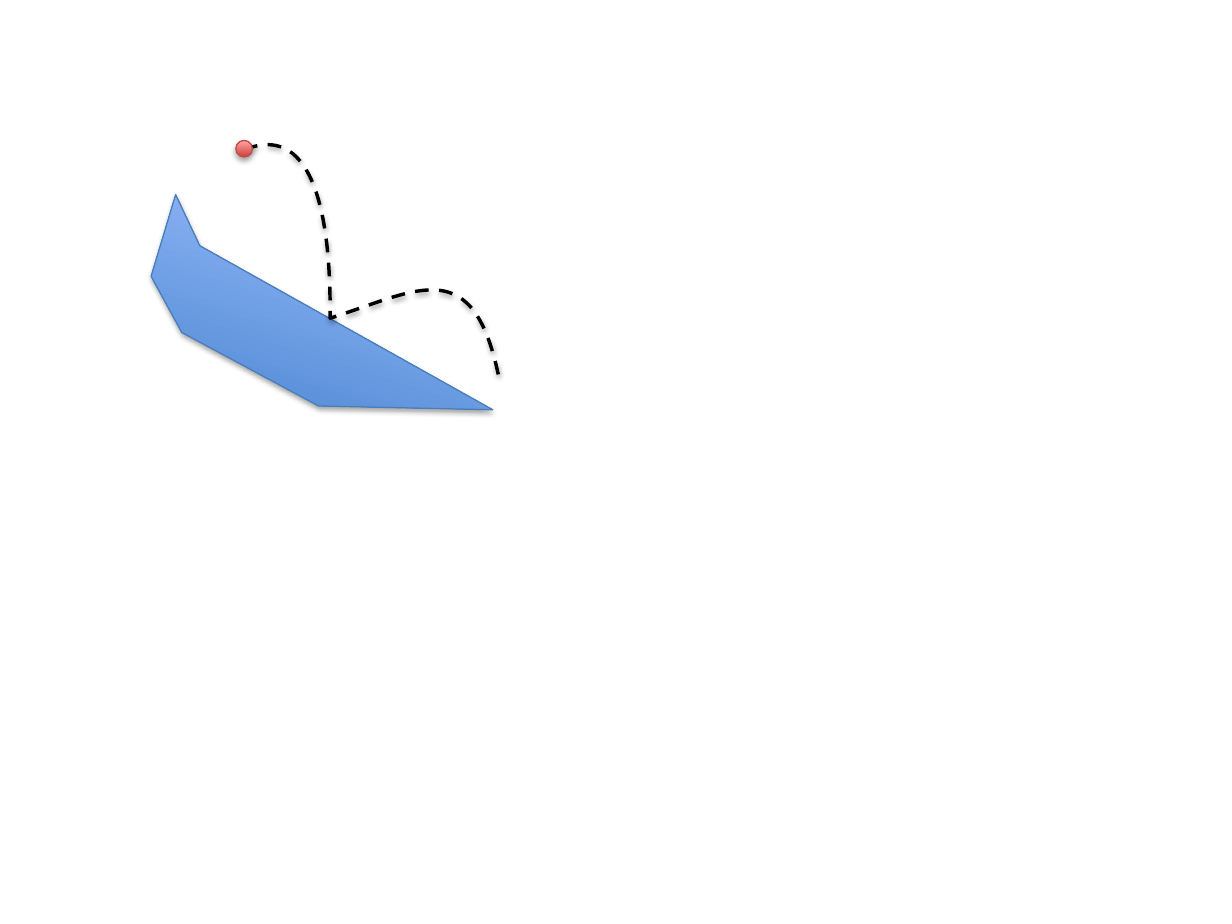
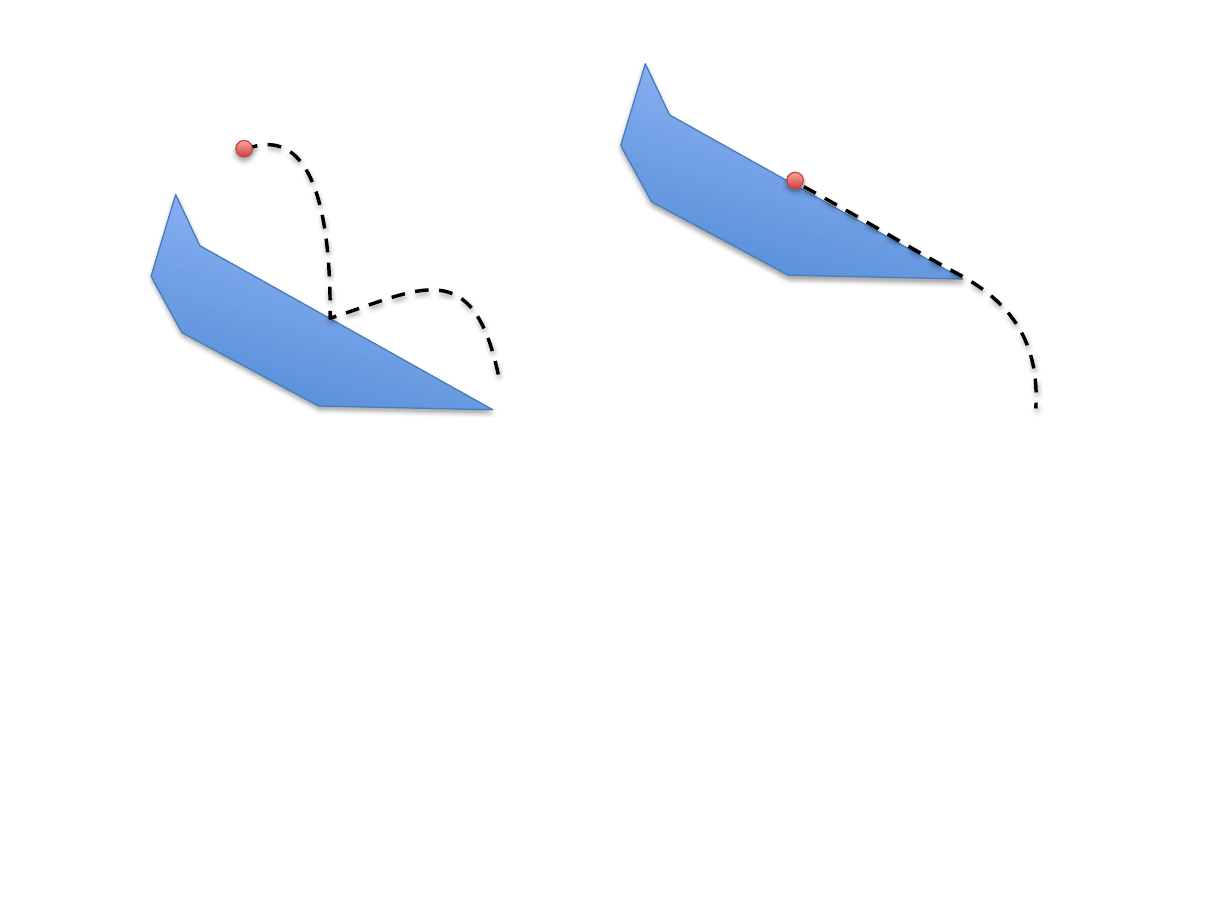
Before and after one commit to pcottle/MastersThesis, a slide deck: slide 7 of figures/figures.pptx. Drawn at 1232x924 pixels with LibreOffice and Linux fonts; fonts in the diff are those of the drawing. Boxes give left, top, right and bottom in pixels: in the first picture for what was removed or moved away, otherwise in the second. Text is boxed around its words. In the diff, an @@ line names an element or a change of style, - is before the commit and + after.

```diff
--- a/figures/figures.pptx
+++ b/figures/figures.pptx
@@ freeform shape added at (598, 64, 996, 326), fill gradient #3F80CE to #A4C4FF, outline #4B7EBC 0.75 pt @@
@@ ellipse added at (787, 172, 803, 188), fill gradient #D1403C to #FFA6A5, outline #BF4C48 0.75 pt @@
@@ freeform shape added at (803, 187, 1036, 409), outline #000000 2 pt dashed @@
```
Also in this commit, not shown: 1 other slide changed, 10 other files.
